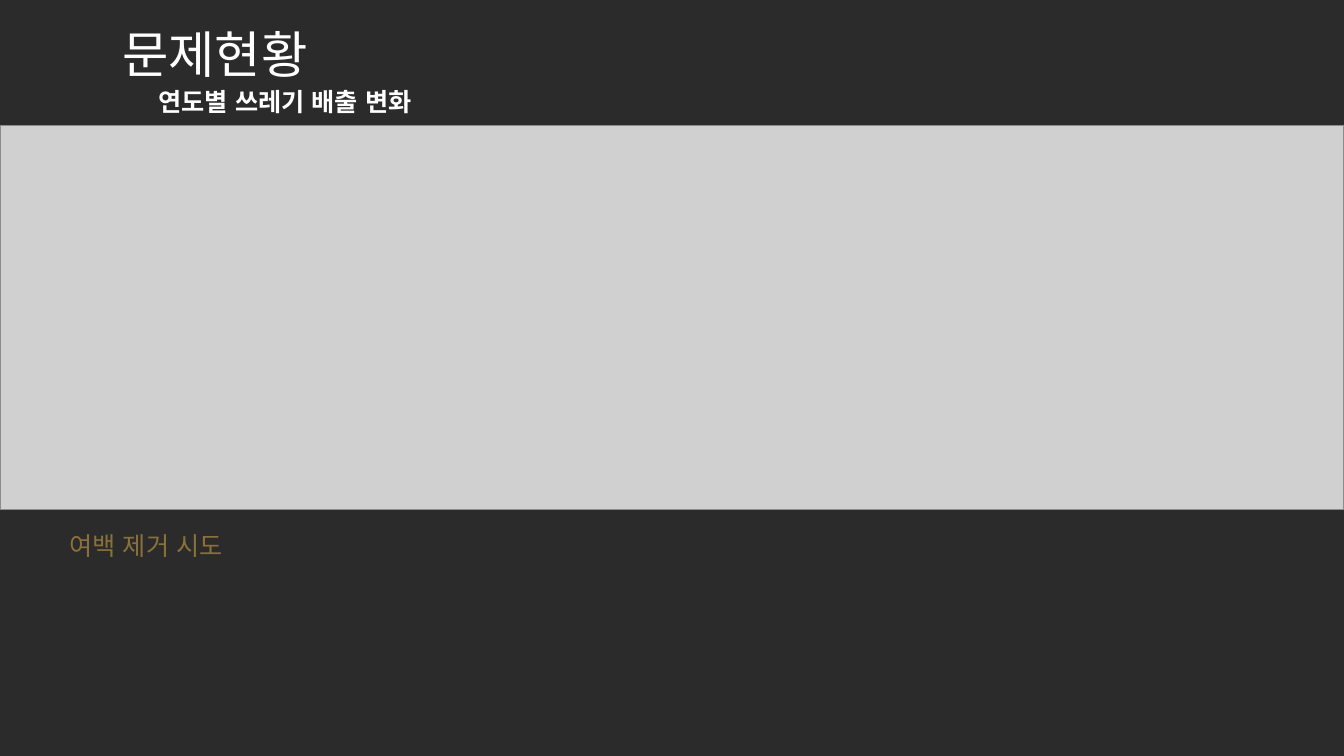
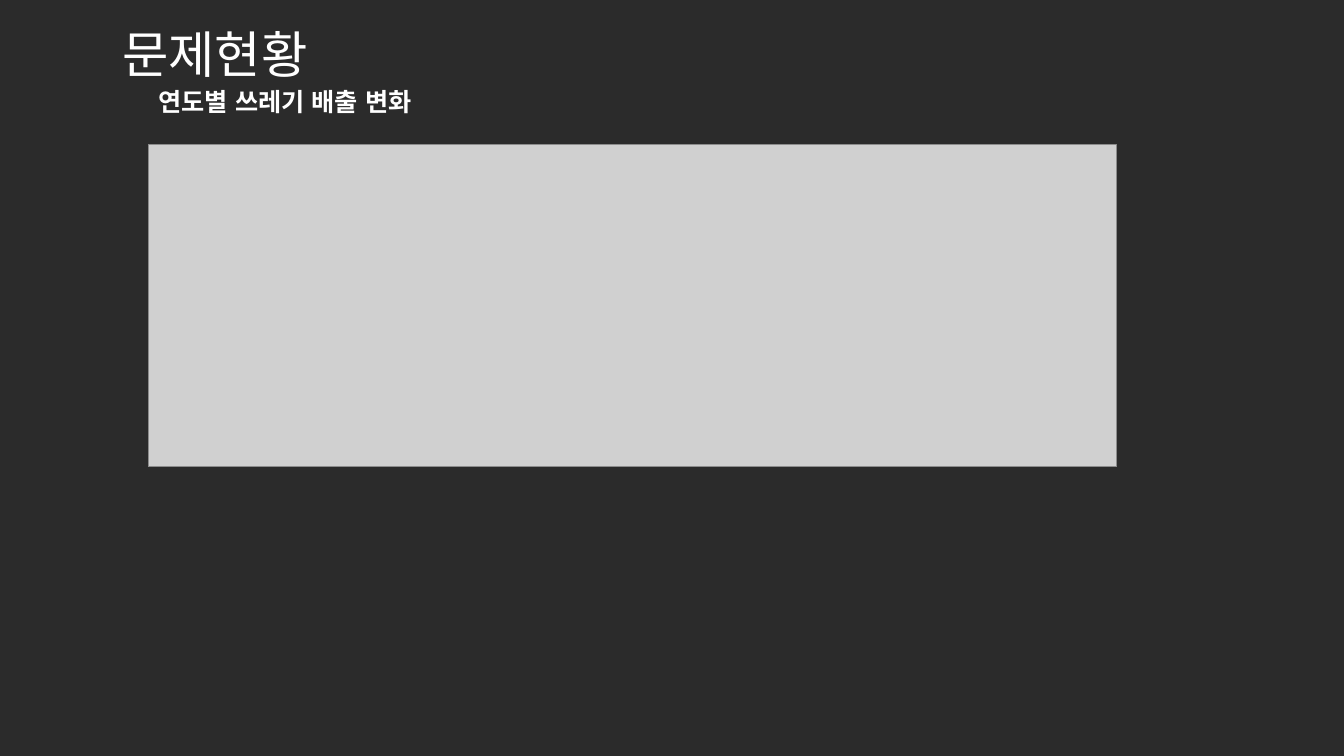
Before and after one commit to so-jeong0127/Python-Project, a slide deck: slide 5 of 3조_1차_재활용도움센터 위치 선정.pptx (slide 4 before the commit). Drawn at 1344x756 pixels with LibreOffice and Linux fonts; fonts in the diff are those of the drawing; grey boxes stand for pictures; background and template pictures are left out; a plain dark background stands for a picture behind light text. Boxes give left, top, right and bottom in pixels: in the first picture for what was removed or moved away, otherwise in the second. Text is boxed around its words. In the diff, an @@ line names an element or a change of style, - is before the commit and + after.

```diff
--- a/3조_1차_재활용도움센터 위치 선정.pptx
+++ b/3조_1차_재활용도움센터 위치 선정.pptx
@@ picture: place and size @@
-picture at (0,125,1344,509)
+picture at (148,145,1117,468)
@@ text removed at (69,534,222,557) @@
-여백 제거 시도
```
Also in this commit, not shown: 2 other slides changed, 1 slide added.
